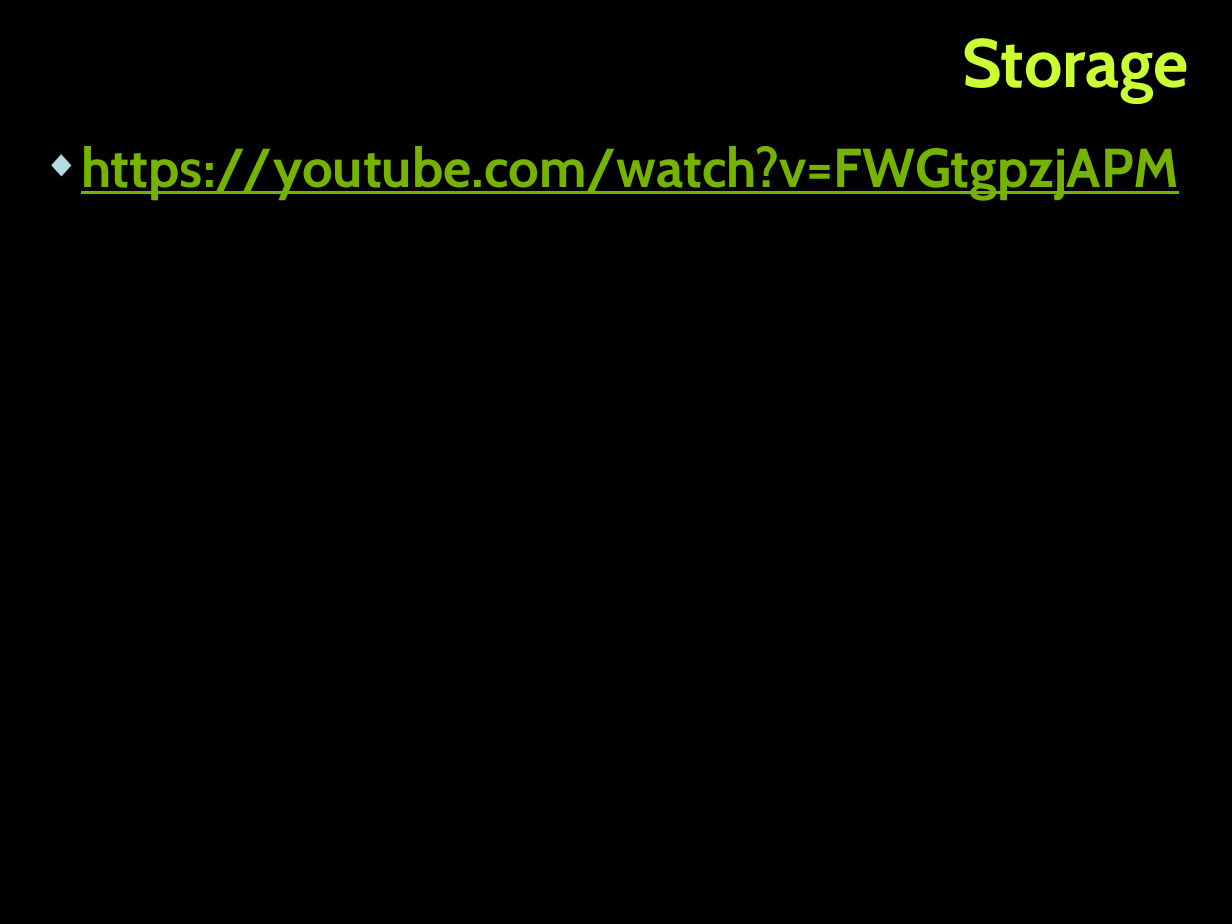
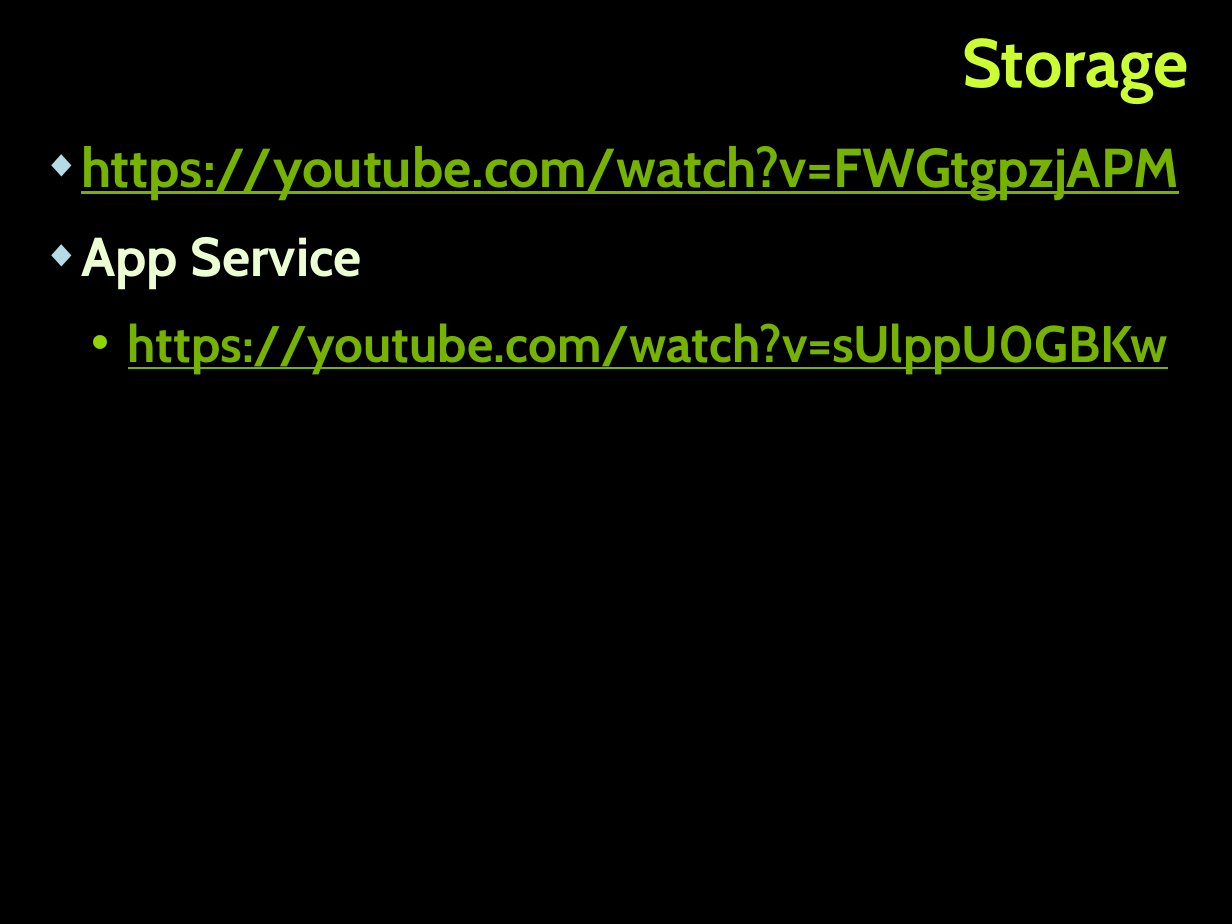
Before and after one commit to TelerikAcademy/Web-Services-and-Cloud, a slide deck: slide 16 of 09. Intro-to-Azure/Intro-to-Azure.pptx (slide 13 before the commit). Drawn at 1232x924 pixels with LibreOffice and Linux fonts; fonts in the diff are those of the drawing; background and template pictures are left out. Boxes give left, top, right and bottom in pixels: in the first picture for what was removed or moved away, otherwise in the second. Text is boxed around its words. In the diff, an @@ line names an element or a change of style, - is before the commit and + after.

```diff
--- a/09. Intro-to-Azure/Intro-to-Azure.pptx
+++ b/09. Intro-to-Azure/Intro-to-Azure.pptx
@@ text at bbox=[81, 237, 1168, 373]: paragraphs added @@
+◆ App Service
+  • https://youtube.com/watch?v=sUlppU0GBKw
```
Also in this commit, not shown: 7 other slides changed, 8 slides added, 4 slides removed.
